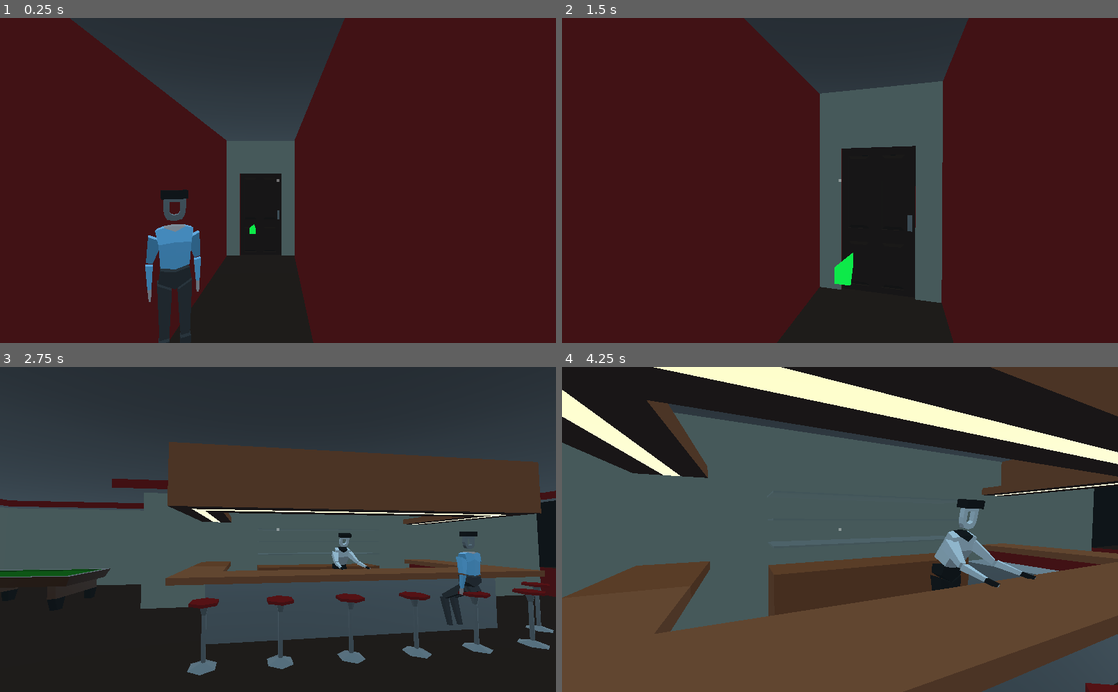
Above: before the commit, frames 1-4 (two rows, left to right).
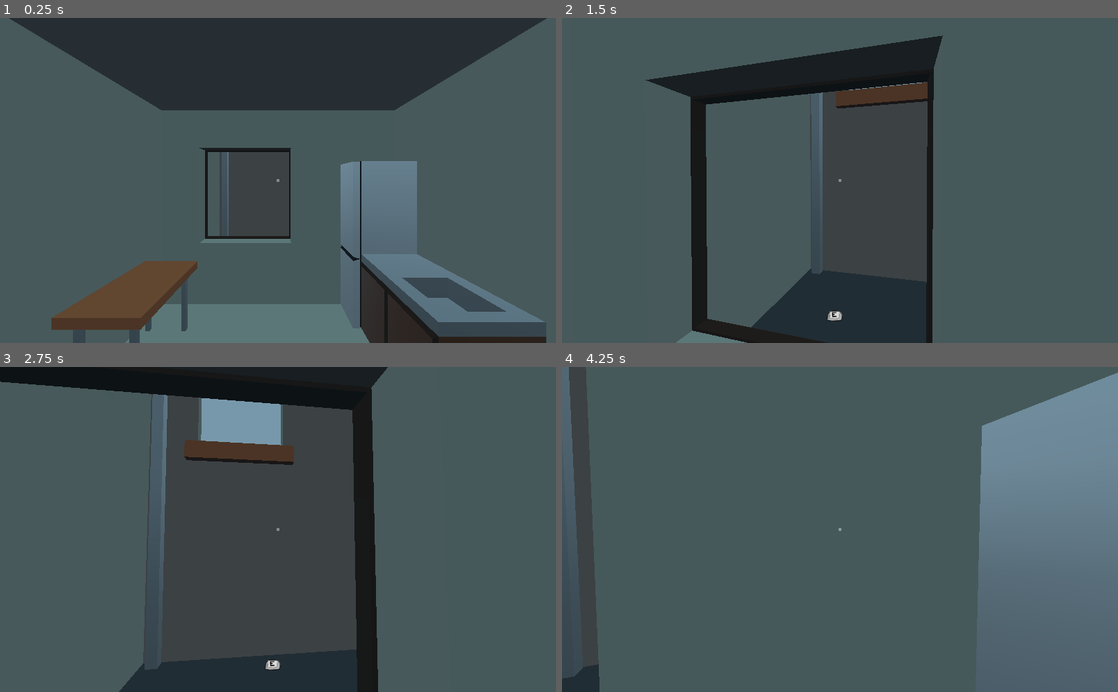
Above: after the commit, the same moments.

Repository: Eptwalabha/ld47
Game: Godot game, scene res://scenes/Game2.tscn
Same seed, same stepped clock (60 frames per second), same inputs: the game is played once before the commit and once after it. Sound files missing from this copy of the repository are replaced by a short silence.
Inputs (mouse positions are in pixels of both pictures, inside the frame that each line leads up to):
- Up to frame 1 (0.25 s): no input
- Up to frame 2 (1.5 s): move the mouse to (867, 180) at 0.52 s; hold W (move_forward) from 0.53 s (still down); tap E (context_action) at 0.6, 1.35 s; move the mouse to (812, 180) at 1.27 s
- Up to frame 3 (2.75 s): keep holding W (move_forward); move the mouse to (289, 523) at 2.02 s; tap E (context_action) at 2.1 s
- Up to frame 4 (4.25 s): keep holding W (move_forward); move the mouse to (834, 536) at 2.77 s; tap E (context_action) at 2.85, 3.6 s; move the mouse to (878, 532) at 3.52 s

The runs differ from the first frame. In frame 1, 86% of the frame differs, in the area x 0-100%, y 0-100%; in frame 2, 92%; in frame 3, 68%; in frame 4, 71%.

Commit message:
use groups to set-up connect

Diff:
--- a/scenes/Game2.gd
+++ b/scenes/Game2.gd
@@ -66,11 +66,9 @@
 		"flat/stairs-up":
 			Data.flat_level = int(clamp(Data.flat_level + 1, -4, 2))
 			$Map/Flat.set_level(Data.flat_level)
-			print("up")
 		"flat/stairs-down":
 			Data.flat_level = int(clamp(Data.flat_level - 1, -4, 2))
 			$Map/Flat.set_level(Data.flat_level)
-			print("down")
 		_ : pass
 
 func _after_tp(trigger: TPTrigger) -> void:
@@ -84,19 +82,18 @@
 		triggers.erase(trigger.id)
 
 func _on_Flat_dialog_triggered(dialog_trigger: DialogTriggerArea) -> void:
-	print("super")
+	print("request flat's dialog %s" % dialog_trigger.id)
 
 func _on_Bar_dialog_triggered(dialog_trigger: DialogTriggerArea) -> void:
-	print("ici")
 	match dialog_trigger.id:
 		"bar/friend":
 			if not Data.friend_intro_bar:
 				Data.friend_intro_bar = true
 				$Map/Bar.show_restroom()
 			else:
-				print("request dialog with friend")
+				print("request bar's dialog with friend")
 		var dialog_id:
-			print("request dialog %s" % dialog_id)
+			print("request bar's dialog %s" % dialog_id)
 
 func _on_Bar_door_interacted_with(door) -> void:
 	door.toggle()
--- a/scenes/Game2.tscn
+++ b/scenes/Game2.tscn
@@ -49,7 +49,9 @@
 [node name="BarCorridor" parent="Map/Flat/BackStreetBuilding" instance=ExtResource( 12 )]
 transform = Transform( 1, 0, 0, 0, 1, 0, 0, 0, 1, -0.422163, -5, -6.13642 )
 
-[node name="TPTrigger" parent="Map/Flat/BackStreetBuilding/BarCorridor" instance=ExtResource( 10 )]
+[node name="TPTrigger" parent="Map/Flat/BackStreetBuilding/BarCorridor" groups=[
+"flat-tp-trigger",
+] instance=ExtResource( 10 )]
 transform = Transform( -1, 0, -1.50996e-07, 0, 1, 0, 1.50996e-07, 0, -1, 0, 1, -2 )
 oriented = true
 id = "bar/tp"
@@ -67,6 +69,12 @@
 transform = Transform( 0.882373, 0, 0.47055, 0, 1, 0, -0.47055, 0, 0.882373, -0.495693, 0, -0.23423 )
 default = "idle"
 
+[node name="DialogBouncer" parent="Map/Flat/BackStreetBuilding" groups=[
+"flat-dialog",
+] instance=ExtResource( 11 )]
+transform = Transform( 1, 0, 0, 0, 1, 0, 0, 0, 1, 2.44878, 1.31275, -6.31404 )
+id = "flat/bouncer"
+
 [node name="Door" parent="Map/Flat" instance=ExtResource( 9 )]
 transform = Transform( 4.37114e-08, 0, 1, 0, 1, 0, 1, 0, -4.37114e-08, -1.55734, 0, -0.449963 )
 id = "flat/door"
@@ -75,23 +83,29 @@
 
 [node name="Triggers" type="Spatial" parent="Map/Flat"]
 
-[node name="TPStairsDown" parent="Map/Flat/Triggers" instance=ExtResource( 10 )]
+[node name="TPStairsDown" parent="Map/Flat/Triggers" groups=[
+"flat-tp-trigger",
+] instance=ExtResource( 10 )]
 transform = Transform( -4.37114e-08, 0, 1, 0, 1, 0, -1, 0, -4.37114e-08, -0.908103, -0.841917, 4.63905 )
 id = "flat/stairs-down"
 
 [node name="To" parent="Map/Flat/Triggers/TPStairsDown" index="0"]
 transform = Transform( 1, 0, 0, 0, 1, 0, 0, 0, 1, 0, 2.5, 0 )
 
-[node name="TPStairsUp" parent="Map/Flat/Triggers" instance=ExtResource( 10 )]
+[node name="TPStairsUp" parent="Map/Flat/Triggers" groups=[
+"flat-tp-trigger",
+] instance=ExtResource( 10 )]
 transform = Transform( -4.37114e-08, 0, 1, 0, 1, 0, -1, 0, -4.37114e-08, 0.727536, 2.50952, 4.63905 )
 id = "flat/stairs-up"
 
 [node name="To" parent="Map/Flat/Triggers/TPStairsUp" index="0"]
 transform = Transform( 1, 0, 0, 0, 1, 0, 0, 0, 1, 0, -2.5, 0 )
 
-[node name="DialogPlant" parent="Map/Flat/Triggers" instance=ExtResource( 11 )]
+[node name="DialogPlant" parent="Map/Flat/Triggers" groups=[
+"flat-dialog",
+] instance=ExtResource( 11 )]
 transform = Transform( 1, 0, 0, 0, 1, 0, 0, 0, 1, 1.06281, 1.06188, 0.230944 )
-id = "flat/dialog/plant"
+id = "flat/plant"
 
 [node name="Bar" type="Spatial" parent="Map"]
 transform = Transform( 1, 0, 0, 0, 1, 0, 0, 0, 1, -18, 0, 0 )
@@ -136,18 +150,21 @@
 
 [node name="Triggers" type="Spatial" parent="Map/Bar/Pivot"]
 
-[node name="DialogFriend" parent="Map/Bar/Pivot/Triggers" instance=ExtResource( 11 )]
+[node name="DialogFriend" parent="Map/Bar/Pivot/Triggers" groups=[
+"bar-dialog",
+] instance=ExtResource( 11 )]
 transform = Transform( 1, 0, 0, 0, 1, 0, 0, 0, 1, 3.56302, 1.36202, -7.49336 )
 id = "bar/friend"
 
-[node name="DialogBartender" parent="Map/Bar/Pivot/Triggers" instance=ExtResource( 11 )]
+[node name="DialogBartender" parent="Map/Bar/Pivot/Triggers" groups=[
+"bar-dialog",
+] instance=ExtResource( 11 )]
 transform = Transform( 1, 0, 0, 0, 1, 0, 0, 0, 1, 2.02339, 1.36202, -8.5514 )
 id = "bar/bartender"
 
 [node name="Player" type="Spatial" parent="."]
 
 [node name="Player" parent="Player" instance=ExtResource( 6 )]
-transform = Transform( 1, 0, 0, 0, 1, 0, 0, 0, 1, 0, -4.60343, -4.30777 )
 [connection signal="dialog_triggered" from="Map/Flat" to="." method="_on_Flat_dialog_triggered"]
 [connection signal="door_interacted_with" from="Map/Flat" to="." method="_on_Appartment_door_interacted_with"]
 [connection signal="tp_entered" from="Map/Flat" to="." method="_on_Appartment_tp_entered"]
--- a/scenes/chapters/bar/Bar.gd
+++ b/scenes/chapters/bar/Bar.gd
@@ -8,11 +8,12 @@
 onready var restroom_door := $Pivot/Door
 
 func _ready() -> void:
-	for trigger in $Pivot/Triggers.get_children():
+	for trigger in get_tree().get_nodes_in_group('bar-tp-trigger'):
 		if trigger is TPTrigger:
 			trigger.connect("player_entered", self, "emit_signal", ["tp_entered", trigger])
 			trigger.connect("player_exited", self, "emit_signal", ["tp_exited", trigger])
-		elif trigger is DialogTriggerArea:
+	for trigger in get_tree().get_nodes_in_group('bar-dialog'):
+		if trigger is DialogTriggerArea:
 			trigger.connect("interacted_with", self, "emit_signal", ["dialog_triggered", trigger])
 
 func _on_Door_interacted_with() -> void:
@@ -27,4 +28,3 @@
 func _set_active(location: Location, active: bool) -> void:
 	location.set_active(active)
 	location.visible = active
-	print("%s %s" % [location, active])
--- a/scenes/chapters/flat/Flat.gd
+++ b/scenes/chapters/flat/Flat.gd
@@ -7,15 +7,13 @@
 signal dialog_triggered(dialog_trigger)
 
 func _ready() -> void:
-	for trigger in $Triggers.get_children():
+	for trigger in get_tree().get_nodes_in_group('flat-tp-trigger'):
 		if trigger is TPTrigger:
 			trigger.connect("player_entered", self, "emit_signal", ["tp_entered", trigger])
 			trigger.connect("player_exited", self, "emit_signal", ["tp_exited", trigger])
-		elif trigger is DialogTriggerArea:
+	for trigger in get_tree().get_nodes_in_group('flat-dialog'):
+		if trigger is DialogTriggerArea:
 			trigger.connect("interacted_with", self, "emit_signal", ["dialog_triggered", trigger])
-	var bar_trigger = $BackStreetBuilding/BarCorridor/TPTrigger
-	bar_trigger.connect("player_entered", self, "emit_signal", ["tp_entered", bar_trigger])
-	bar_trigger.connect("player_exited", self, "emit_signal", ["tp_exited", bar_trigger])
 
 func set_level(level: int) -> void:
 	var delta_elevation : float = level * 2.5 - $BackStreetBuilding.global_transform.origin.y
